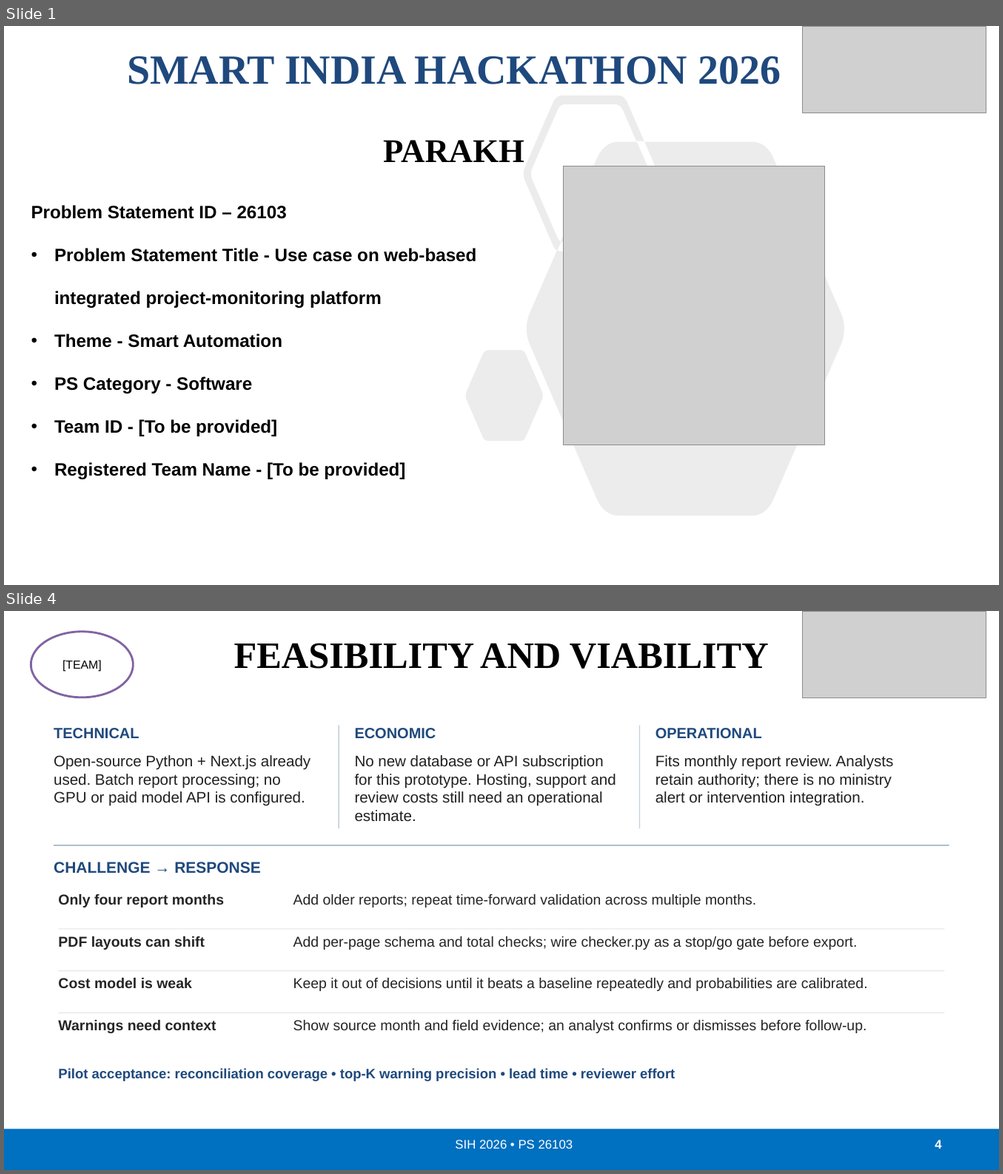
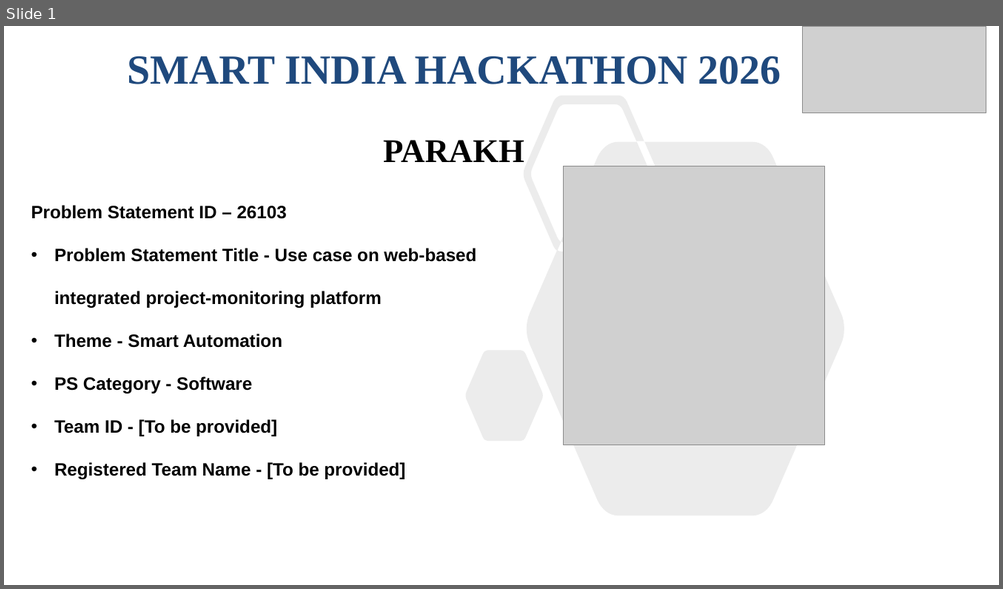
Before and after one commit to Pratyush83078/Parakh, a slide deck: docs/presentation/PARAKH_SIH26103_Idea_Submission.pptx. Shown one above the other, each under a label of ours: slides 1 and 4 before the commit, slide 1 after it; the slides between them are not shown. The pictures are 1003x1174 and 1003x589 pixels, drawn with LibreOffice and Linux fonts; fonts in the diff are those of the drawing; grey boxes stand for pictures. Boxes give left, top, right and bottom in pixels: in the first picture for what was removed or moved away, otherwise in the second. Text is boxed around its words. In the diff, an @@ line names an element or a change of style, - is before the commit and + after.

```diff
--- a/docs/presentation/PARAKH_SIH26103_Idea_Submission.pptx
+++ b/docs/presentation/PARAKH_SIH26103_Idea_Submission.pptx
@@ slide 4 removed at [4, 611, 999, 1170], background #FFFFFF @@
@@ ellipse removed at [31, 632, 133, 698] @@
-[TEAM]
@@ picture removed at [802, 611, 986, 698] @@
@@ title removed at [234, 643, 768, 669] @@
-FEASIBILITY AND VIABILITY
@@ text removed at [54, 728, 139, 738] @@
-TECHNICAL
@@ rectangle removed at [338, 725, 339, 829] @@
@@ text removed at [355, 728, 436, 739] @@
-ECONOMIC
@@ rectangle removed at [639, 725, 640, 829] @@
@@ text removed at [655, 728, 762, 739] @@
-OPERATIONAL
@@ text removed at [54, 755, 310, 806] @@
-Open-source Python + Next.js already used. Batch report processing; no GPU or paid model API is configured.
@@ text removed at [355, 755, 616, 821] @@
-No new database or API subscription for this prototype. Hosting, support and review costs still need an operational estimate.
@@ text removed at [655, 755, 893, 806] @@
-Fits monthly report review. Analysts retain authority; there is no ministry alert or intervention integration.
@@ rectangle removed at [54, 846, 949, 847] @@
@@ text removed at [54, 862, 261, 874] @@
-CHALLENGE → RESPONSE
@@ text removed at [58, 894, 224, 908] @@
-Only four report months
@@ text removed at [293, 894, 756, 908] @@
-Add older reports; repeat time-forward validation across multiple months.
@@ text removed at [58, 937, 205, 950] @@
-PDF layouts can shift
@@ rectangle removed at [59, 929, 945, 930] @@
@@ text removed at [293, 937, 856, 950] @@
-Add per-page schema and total checks; wire checker.py as a stop/go gate before export.
@@ text removed at [58, 978, 192, 988] @@
-Cost model is weak
@@ rectangle removed at [59, 971, 945, 971] @@
@@ text removed at [293, 978, 868, 991] @@
-Keep it out of decisions until it beats a baseline repeatedly and probabilities are calibrated.
@@ text removed at [58, 1020, 216, 1034] @@
-Warnings need context
@@ rectangle removed at [59, 1013, 945, 1014] @@
@@ text removed at [293, 1020, 866, 1034] @@
-Show source month and field evidence; an analyst confirms or dismisses before follow-up.
@@ text removed at [58, 1068, 674, 1082] @@
-Pilot acceptance: reconciliation coverage • top-K warning precision • lead time • reviewer effort
@@ rectangle removed at [4, 1130, 999, 1170] @@
@@ text removed at [455, 1140, 573, 1149] @@
-SIH 2026 • PS 26103
@@ page number removed at [934, 1140, 941, 1149] @@
-4
```
Also in this commit, not shown: 1 slide changed, 4 slides added, 3 other slides removed, 19 other files.
